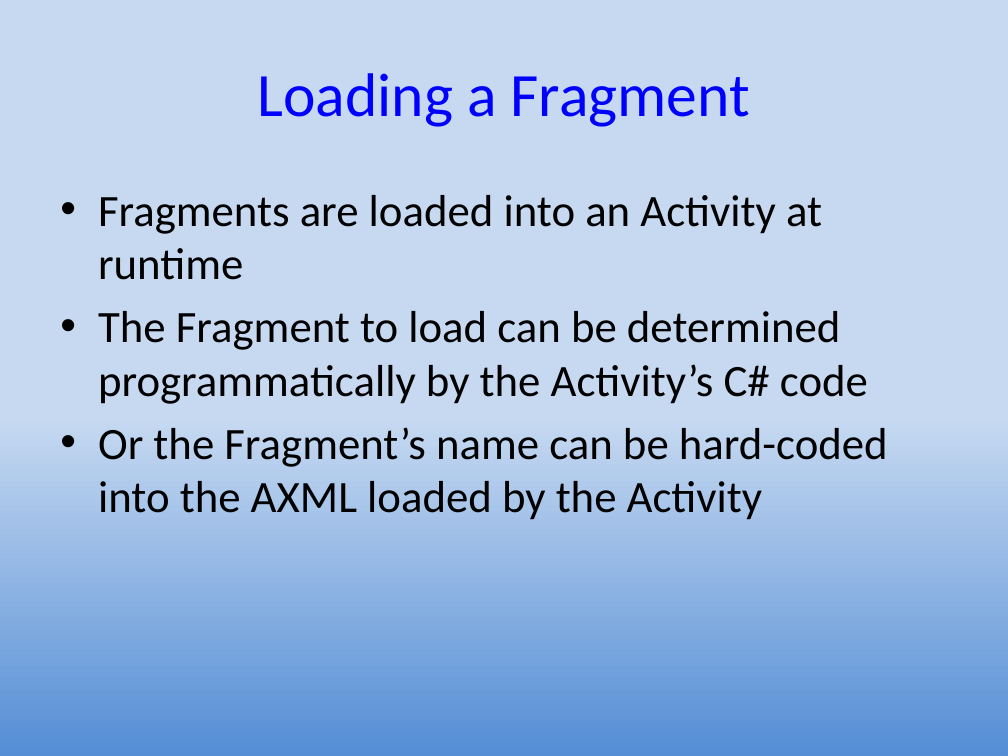
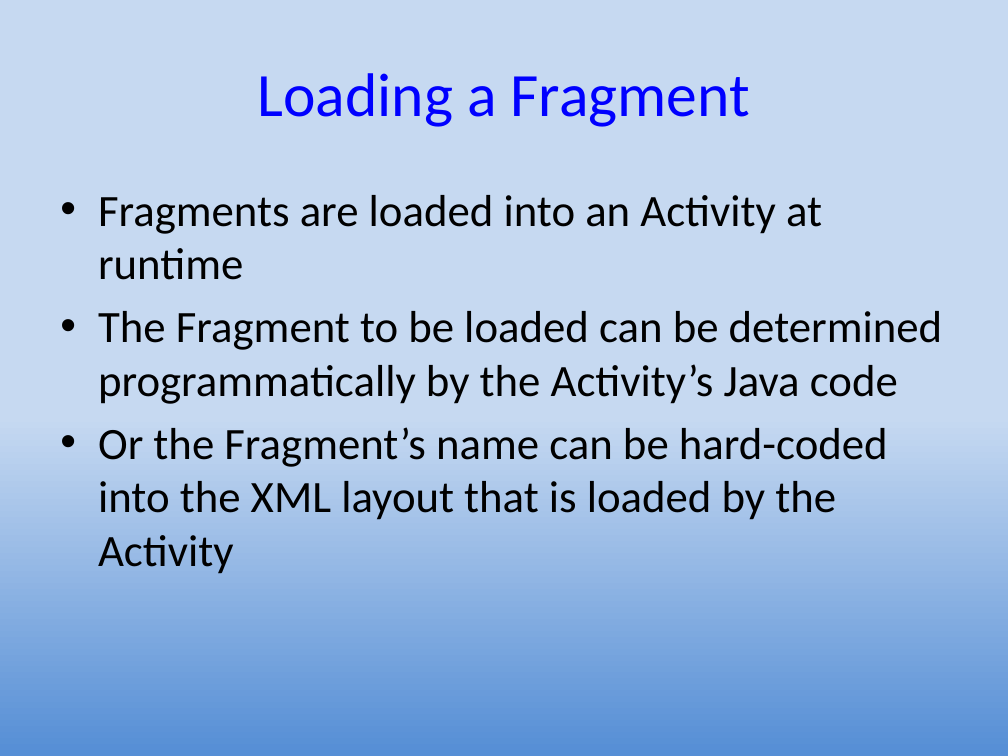
Before and after one commit to UO-CIS/CIS399Android-CourseMaterials, a slide deck: slide 9 of Notes and Slides/CIS399Wk2Day5-Fragments.pptx (slide 8 before the commit). Drawn at 1008x756 pixels with LibreOffice and Linux fonts; fonts in the diff are those of the drawing. Boxes give left, top, right and bottom in pixels: in the first picture for what was removed or moved away, otherwise in the second. Text is boxed around its words. In the diff, an @@ line names an element or a change of style, - is before the commit and + after.

```diff
--- a/Notes and Slides/CIS399Wk2Day5-Fragments.pptx
+++ b/Notes and Slides/CIS399Wk2Day5-Fragments.pptx
@@ text at box(98, 311, 942, 574): text changed @@
-• The Fragment to load can be determined programmatically by the Activity’s C# code
-• Or the Fragment’s name can be hard-coded into the AXML loaded by the Activity
+• The Fragment to be loaded can be determined programmatically by the Activity’s Java code
+• Or the Fragment’s name can be hard-coded into the XML layout that is loaded by the Activity
```
Also in this commit, not shown: 19 other slides changed, 3 slides added, 3 slides removed, 25 other files.
